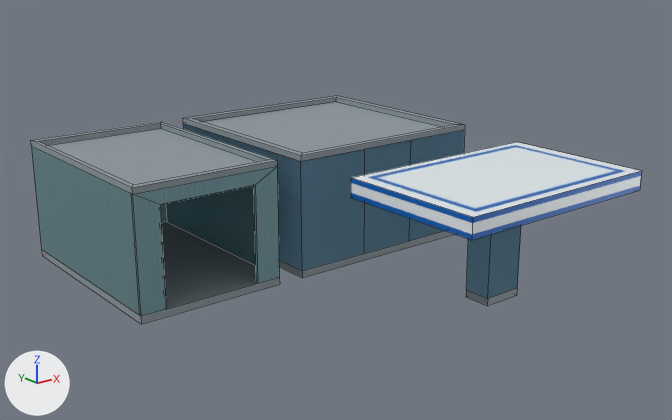
Before and after pictures for a commit that changed the Blender file Assets/Models/gas station.blend.
Camera for both pictures: a 50 mm lens placed at (-16.79, -21.68, 8.94), pointed at (-2.04, -3.23, 1.57). The lights are fixed; the arrows at lower left show +X, +Y and +Z. Mesh edges are drawn as thin lines.

In view in the first picture: 'Fuel Station-col', 'Garage-col', 'Gas Station-col'.
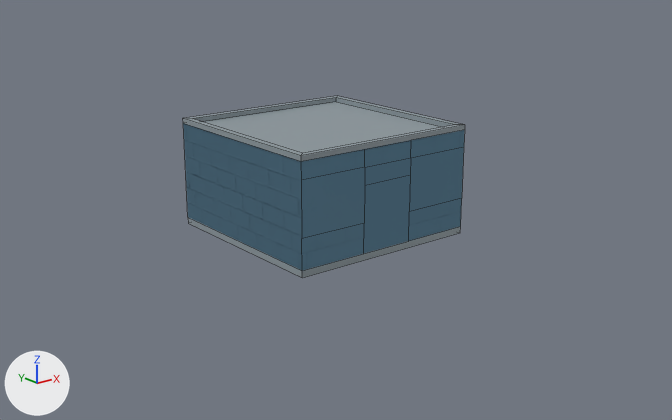
Commit message: Finished gas station!

What differs and where, as boxes (x1, y1, x2, y2) in the pictures (672 x 420 px):
'Garage-col', hidden: before (31, 122, 279, 324)
'Fuel Station-col', hidden: before (351, 142, 641, 306)
part 1 of me_cube, built on: (183, 123, 464, 271) in both

Patch to the scene script:
```diff
--- a/Assets/Models/gas station.blend.py
+++ b/Assets/Models/gas station.blend.py
@@ me_cube @@
 # used by ob_gas_station_col; location = (0.0, 0.0, 0.0)
-me_cube.from_pydata(...)  # 30 vertices, 26 faces; spans x -3.0..3.0, y -3.0..3.0, z -0.2..3.15
+me_cube.from_pydata(...)  # 38 vertices, 31 faces; spans x -3.0..3.0, y -3.0..3.0, z -0.2..3.15
+# me_cube part 1
+# 6 faces are deleted
+# 8 vertices are added at x -3.0..3.0, y -3.0, z 0.9..2.49
+# 11 new faces join them, mat_stationwall
 me_cube.materials.append(mat_stationwall)
@@ ob_garage_col @@
 ob_garage_col.location = (-5.74, -0.99, 1.8)
+ob_garage_col.hide_set(True)
@@ ob_fuel_station_col @@
 ob_fuel_station_col.location = (0.0, 0.0, 0.0)
+ob_fuel_station_col.hide_set(True)
```
